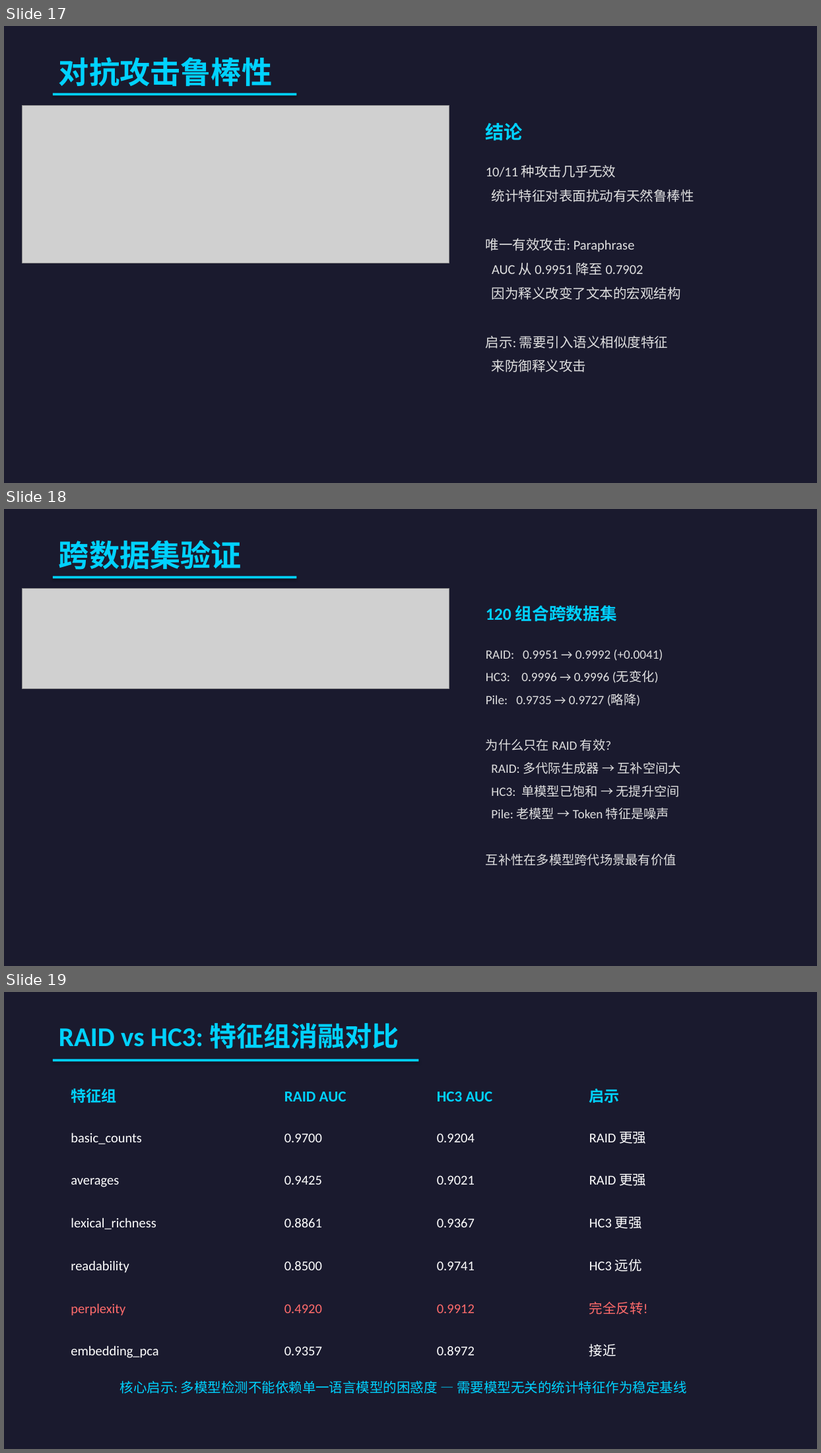
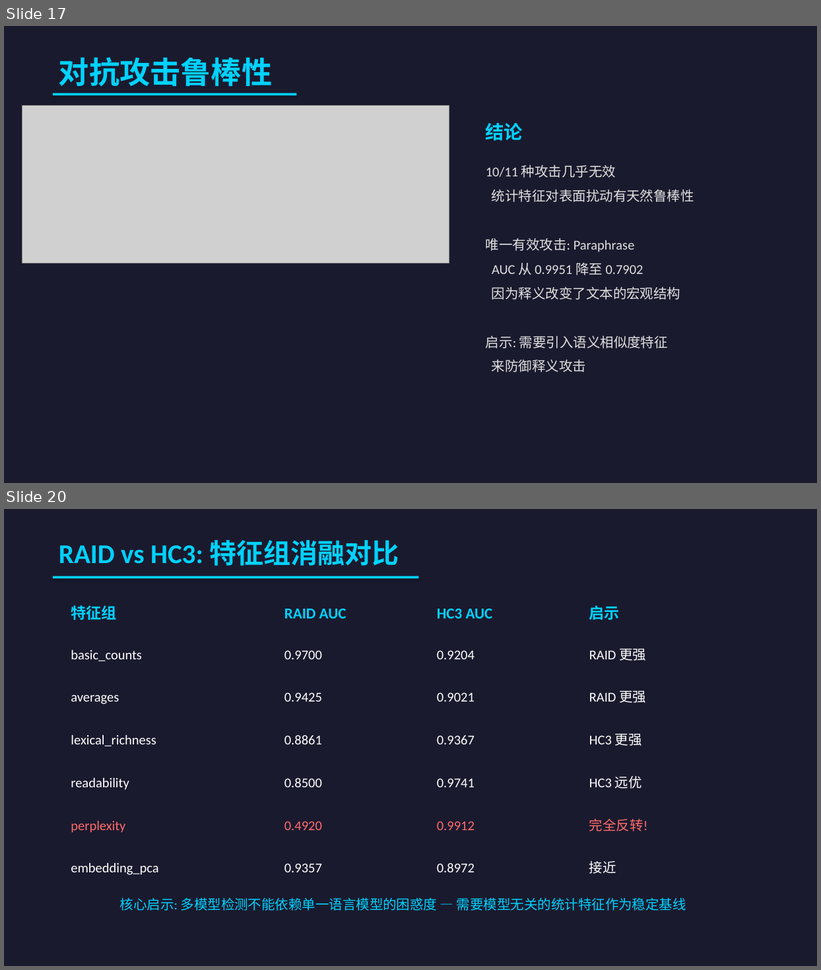
Before and after one commit to HaibinLai/HC3, a slide deck: reports/AIGC_Detection_Presentation.pptx. Shown one above the other, each under a label of ours: slides 17, 18 and 19 before the commit, slides 17 and 20 after it; the slides between them are not shown. The pictures are 821x1453 and 821x970 pixels, drawn with LibreOffice and Linux fonts; fonts in the diff are those of the drawing; grey boxes stand for pictures. Boxes give left, top, right and bottom in pixels: in the first picture for what was removed or moved away, otherwise in the second. Text is boxed around its words. In the diff, an @@ line names an element or a change of style, - is before the commit and + after.

```diff
--- a/reports/AIGC_Detection_Presentation.pptx
+++ b/reports/AIGC_Detection_Presentation.pptx
@@ slide 18 removed at (x1=4, y1=509, x2=817, y2=966), background #1A1A2E @@
@@ text removed at (x1=59, y1=540, x2=242, y2=570) @@
-跨数据集验证
@@ rectangle removed at (x1=53, y1=576, x2=297, y2=578) @@
@@ picture removed at (x1=22, y1=588, x2=450, y2=689) @@
@@ text removed at (x1=486, y1=605, x2=617, y2=622) @@
-120 组合跨数据集
@@ text removed at (x1=486, y1=650, x2=681, y2=866) @@
-RAID: 0.9951 → 0.9992 (+0.0041)
-HC3: 0.9996 → 0.9996 (无变化)
-Pile: 0.9735 → 0.9727 (略降)
-为什么只在 RAID 有效?
-RAID: 多代际生成器 → 互补空间大
-HC3: 单模型已饱和 → 无提升空间
-Pile: 老模型 → Token 特征是噪声
-互补性在多模型跨代场景最有价值
@@ what was slide 19 is now slide 20 @@
```
Also in this commit, not shown: 2 slides added, 2 other files.
